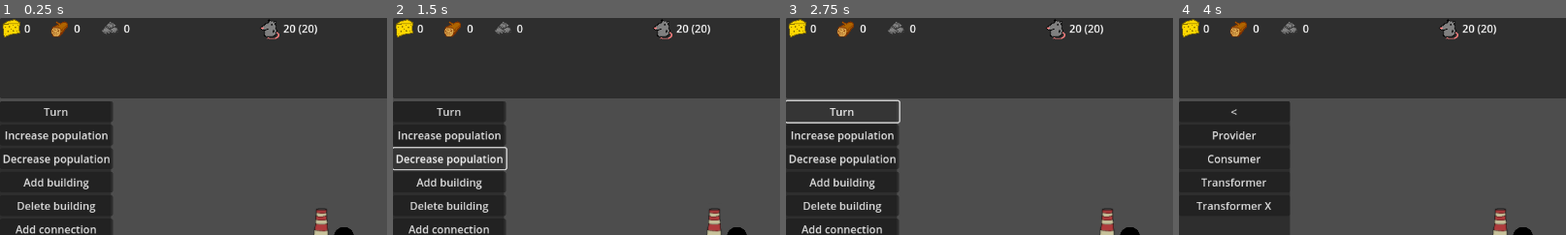
Above: before the commit, frames 1-4 (left to right).
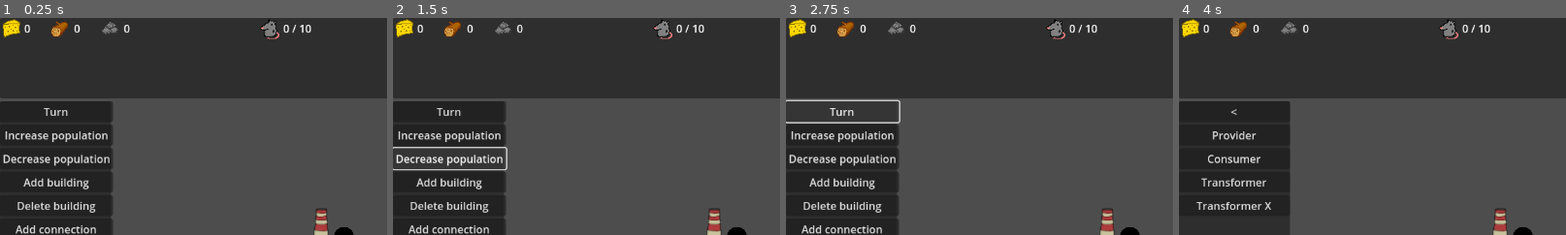
Above: after the commit, the same moments.

Repository: Roling551/td
Game: Godot game, scene res://scenes/game.tscn
Two runs of this game, one before a commit and one after it. Both use one fixed random seed, a clock stepped at 60 frames per second and the inputs below.
Inputs:
- Up to frame 1 (0.25 s): no input
- Up to frame 2 (1.5 s): click "Increase population" at 0.5 s; click "Decrease population" at 1.25 s
- Up to frame 3 (2.75 s): click "Turn" at 2 s
- Up to frame 4 (4 s): click "Add building" at 2.75 s; click "Build" at 3.5 s
The pictures show only the part of the screen within x 0-50%, y 0-50%; the shares and areas given below are measured in that part.

The runs differ from the first frame. In frame 1, 0.2% of the frame differs, in the area x 73-82%, y 3-8%; in frame 2, 0.2%; in frame 3, 0.2%; in frame 4, 0.2%.

Commit message:
Change population component. Add updating between buildings component

Diff:
--- a/scripts/buildings/Building.gd
+++ b/scripts/buildings/Building.gd
@@ -6,6 +6,7 @@
 var functionalities = {}
 var item_list
 var tiles
+var update_relations = OneToMany.new()
 
 func _init(building_components_):
 	building_components = building_components_
@@ -44,3 +45,7 @@
 		var component = building_components[name]
 		if component.has_ui():
 			component.update_ui()
+
+func update_components(updating_component):
+	for component in update_relations.get_array(updating_component):
+		component.update()
--- a/scripts/buildings/BuildingComponent.gd
+++ b/scripts/buildings/BuildingComponent.gd
@@ -1,5 +1,10 @@
 extends Node
 class_name BuildingComponent
 
+var building: Building
+
+func _init(_building: Building):
+	building = _building
+
 func has_ui():
 	return false
--- a/scripts/buildings/BuildingsFactory.gd
+++ b/scripts/buildings/BuildingsFactory.gd
@@ -13,7 +13,7 @@
 				{"tile_coord": Vector2i(1,-1), "sprite_name":"output", "type":BuildingTile.TILE_TYPE.OUTPUT},
 			],
 			"components": {
-				"population": func(building): return PopulationComponent.new(),
+				"population": func(building): return PopulationComponent.new(building),
 				"productivity": func(building): return ProductivityComponent.new(building)
 			}
 		},
@@ -29,7 +29,7 @@
 
 			],
 			"components": {
-				"population": func(building): return PopulationComponent.new(),
+				"population": func(building): return PopulationComponent.new(building),
 				"productivity": func(building): return ProductivityComponent.new(building)
 			}
 		},
@@ -41,7 +41,7 @@
 				{"tile_coord": Vector2i(1,-1), "sprite_name":"output", "type":BuildingTile.TILE_TYPE.OUTPUT},
 			],
 			"components": {
-				"population": func(building): return PopulationComponent.new(),
+				"population": func(building): return PopulationComponent.new(building),
 				"productivity": func(building): return ProductivityComponent.new(building)
 			}
 		},
@@ -53,7 +53,7 @@
 				{"tile_coord": Vector2i(1,0), "sprite_name":"input", "type":BuildingTile.TILE_TYPE.INPUT},
 			],
 			"components": {
-				"population": func(building): return PopulationComponent.new(),
+				"population": func(building): return PopulationComponent.new(building),
 				"productivity": func(building): return ProductivityComponent.new(building)
 			}
 		},
@@ -94,13 +94,13 @@
 		components["output"] = OutputComponent.new(building, outputs)
 
 	if type=="transformer":
-		components["transformer"] = _get_basic_transformer(building, inputs, outputs)
+		components["pipe"] = _get_basic_transformer(building, inputs, outputs)
 
 	if type=="provider":
-		components["provider"] = ProviderComponent.new(building, outputs[0])
+		components["pipe"] = ProviderComponent.new(building, outputs[0])
 
 	if type=="consumer":
-		components["consumer"] = ConsumerComponent.new(building, inputs[0])
+		components["pipe"] = ConsumerComponent.new(building, inputs[0])
 
 
 
@@ -142,6 +142,7 @@
 		if payload:
 			payload = ("^"+payload)
 		__outputs[0]["payload"] = payload
+		return payload != null
 
 	return TransformerComponent.new(building, inputs, outputs, transform_function)
 
--- a/scripts/buildings_io/ConsumerComponent.gd
+++ b/scripts/buildings_io/ConsumerComponent.gd
@@ -1,13 +1,12 @@
-extends BuildingComponent
+extends PipeComponent
 class_name ConsumerComponent
 
-var building
 var input: InputTile
 var payload
 var label
 
-func _init(_building, _input):
-	building = _building
+func _init(building, _input):
+	super(building)
 	input = _input
 	building.functionalities["input_action"] = func(actual):
 		payload = input.payload
--- a/scripts/buildings_io/InputComponent.gd
+++ b/scripts/buildings_io/InputComponent.gd
@@ -1,12 +1,11 @@
 extends BuildingComponent
 class_name InputComponent
 
-var building
 var inputs
 var valid = {}
 
-func _init(_building, _inputs):
-	building = _building
+func _init(building, _inputs):
+	super(building)
 	inputs = _inputs
 	before_pipe_action()
 
--- a/scripts/buildings_io/OutputComponent.gd
+++ b/scripts/buildings_io/OutputComponent.gd
@@ -1,9 +1,8 @@
 extends BuildingComponent
 class_name OutputComponent
 
-var building
 var outputs
 
-func _init(_building, _outputs):
-	building = _building
+func _init(building, _outputs):
+	super(building)
 	outputs = _outputs
--- /dev/null
+++ b/scripts/buildings_io/PipeComponent.gd
@@ -0,0 +1,8 @@
+extends BuildingComponent
+class_name PipeComponent
+
+func _init(building : Building):
+	super(building)
+
+func is_turned_on():
+	return true
--- a/scripts/buildings_io/ProviderComponent.gd
+++ b/scripts/buildings_io/ProviderComponent.gd
@@ -1,7 +1,6 @@
-extends BuildingComponent
+extends PipeComponent
 class_name ProviderComponent
 
-var building
 var output: OutputTile
 var label
 var provided_payload = "test"
@@ -9,8 +8,8 @@
 func provide_payload():
 	return provided_payload
 
-func _init(_building, _output):
-	building = _building
+func _init(building, _output):
+	super(building)
 	output = _output
 	building.functionalities["end_turn_action"] = func():
 		provided_payload += ">"
--- a/scripts/buildings_io/TransformerComponent.gd
+++ b/scripts/buildings_io/TransformerComponent.gd
@@ -1,21 +1,25 @@
-extends BuildingComponent
+extends PipeComponent
 class_name TransformerComponent
 
-var building
 var inputs
 var outputs
 var transform_function
+var turned_on = false
 
 var label
 
-func _init(_building, _inputs, _outputs, _transform_function):
-	building = _building
+func _init(building, _inputs, _outputs, _transform_function):
+	super(building)
 	inputs = _inputs
 	outputs = _outputs
 	transform_function = _transform_function
 	building.functionalities["input_action"] = func(actual):
-		transform_function.call(inputs, outputs)
+		turned_on = transform_function.call(inputs, outputs)
+		building.update_components(self)
 		_forward(actual)
+
+func is_turned_on():
+	return turned_on
 
 func _forward(actual):
 	for n in outputs.size():
--- a/scripts/population/PopulationSystem.gd
+++ b/scripts/population/PopulationSystem.gd
@@ -3,28 +3,30 @@
 
 @export var resource_container: Node
 
-var citizen_groups = {}
-
-var resource_items = {}
+var population_number = 10
+var population_needed = 0
+var resource_item
 
 func _init():
-	citizen_groups["settlers"] = Group.new(20)
+	pass
 
 func get_ui():
 	var updateable_wrap = UpdateableWrap.new(self)
 	var ui = VFlowContainer.new()
 	ControlUtil.expand_control(ui)
 	updateable_wrap.add_child(ui)
-	resource_items[name] =  ControlUtil.create_resource_item_and_add(ui, "population_sprite", func():
-		return str(citizen_groups["settlers"].population, " (", citizen_groups["settlers"].avaliable_population, ")")
+	resource_item =  ControlUtil.create_resource_item_and_add(ui, "population_sprite", func():
+		return str(population_needed) + " / " + str(population_number)
 	)
 	return updateable_wrap
 
+func update_ui():
+	resource_item.update()
 
-func update_ui():
-	for item in resource_items:
-		resource_items[item].update()
+func change_populaion_needed(needed_change):
+	population_needed += needed_change
+	MainScript.update_ui.mark_for_update()
 
 func change_population(population_change):
-	citizen_groups["settlers"].change_population(population_change)
+	population_number += population_change
 	MainScript.update_ui.mark_for_update()
--- a/scripts/population/PopultionComponent.gd
+++ b/scripts/population/PopultionComponent.gd
@@ -1,14 +1,15 @@
-extends Node
+extends BuildingComponent
 class_name PopulationComponent
 
 var container
 var label
-var max_population = 10
-var assigned_group_parts = {}
-var assigned_population_num = 0
+var population_needed = 0
+var max_population_needed = 10
 
-func _init():
-	pass
+func _init(building : Building):
+	super(building)
+	building.update_relations.add(building.building_components["pipe"], self)
+	update()
 
 func has_ui():
 	return true
@@ -22,26 +23,12 @@
 	c.add_child(label)
 	return c
 
+func update():
+	if building.building_components["pipe"].is_turned_on():
+		population_needed = max_population_needed
+	else:
+		population_needed = 0
+	MainScript.update_ui.mark_for_update()
+
 func update_ui():
-	label.text = str(assigned_population_num,"/",max_population)
-
-func set_assigned_population_num():
-	var population_num = 0
-	for group in assigned_group_parts:
-		population_num += assigned_group_parts[group].population
-	assigned_population_num = population_num
-
-func get_wanted_population():
-	return max_population
-
-func reset_population():
-	assigned_group_parts = {}
-	set_assigned_population_num()
-
-func assign_population(group_part):
-	var group = group_part
-	if assigned_group_parts.has(group):
-		assigned_group_parts[group].add(group_part)
-	else:
-		assigned_group_parts[group] = group_part
-	set_assigned_population_num()
+	label.text = "workers: " + str(population_needed) + " / " + str(max_population_needed)
--- /dev/null
+++ b/scripts/utils/OneToMany.gd
@@ -0,0 +1,13 @@
+extends Node
+class_name OneToMany
+
+var dictionary = {}
+
+func add(key, value):
+	if dictionary.has(key):
+		dictionary[key].append(value)
+	else:
+		dictionary[key] = [value]
+
+func get_array(key):
+	return dictionary[key]
